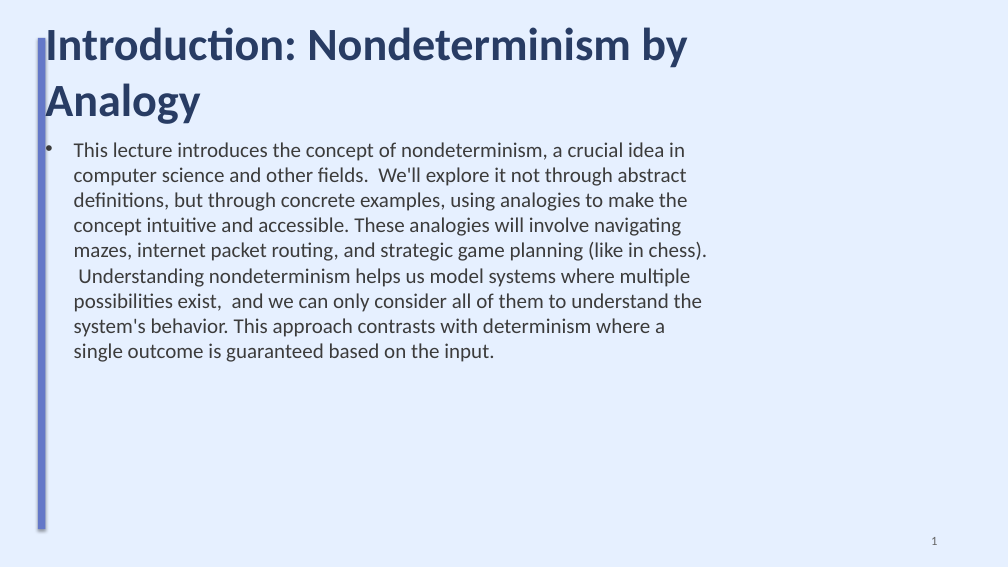
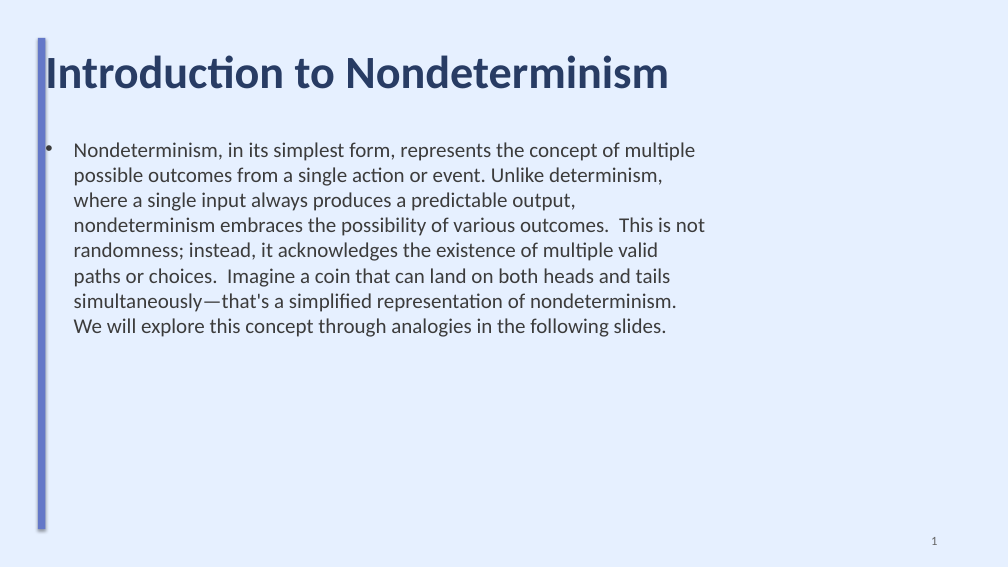
Before and after one commit to sanskarsri26/pdf-to-lecture, a slide deck: slide 1 of Styled_Slides.pptx. Drawn at 1008x567 pixels with LibreOffice and Linux fonts; fonts in the diff are those of the drawing. Boxes give left, top, right and bottom in pixels: in the first picture for what was removed or moved away, otherwise in the second. Text is boxed around its words. In the diff, an @@ line names an element or a change of style, - is before the commit and + after.

Commit message:
file input output name change

```diff
--- a/Styled_Slides.pptx
+++ b/Styled_Slides.pptx
@@ title at [45,49,669,99]: text changed @@
-Introduction: Nondeterminism by Analogy
+Introduction to Nondeterminism
@@ text at [74,142,705,337]: text changed @@
-• This lecture introduces the concept of nondeterminism, a crucial idea in computer science and other fields. We'll explore it not through abstract definitions, but through concrete examples, using analogies to make the concept intuitive and accessible. These analogies will involve navigating mazes, internet packet routing, and strategic game planning (like in chess). Understanding nondeterminism helps us model systems where multiple possibilities exist, and we can only consider all of them to understand the system's behavior. This approach contrasts with determinism where a single outcome is guaranteed based on the input.
+• Nondeterminism, in its simplest form, represents the concept of multiple possible outcomes from a single action or event. Unlike determinism, where a single input always produces a predictable output, nondeterminism embraces the possibility of various outcomes. This is not randomness; instead, it acknowledges the existence of multiple valid paths or choices. Imagine a coin that can land on both heads and tails simultaneously—that's a simplified representation of nondeterminism. We will explore this concept through analogies in the following slides.
```
Also in this commit, not shown: 8 other slides changed, 4 other files.
